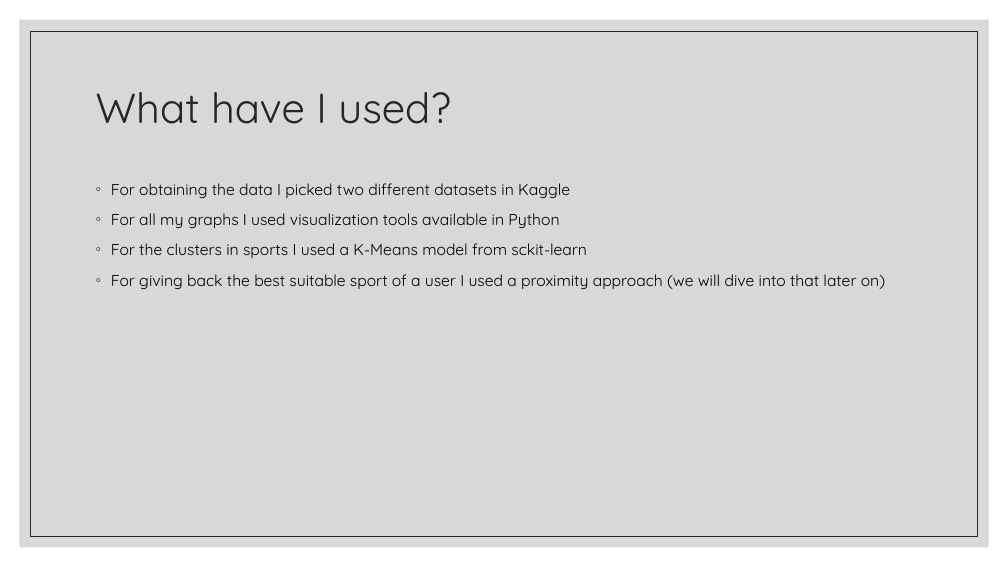
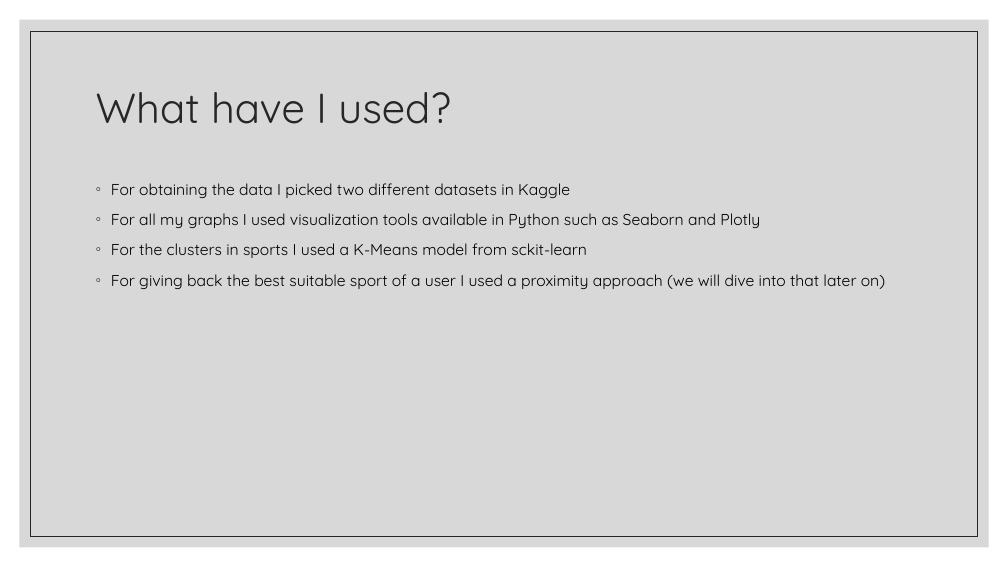
Before and after one commit to Jorge-Solana/Economical_Sports_Hisotry_and_Best_suitable_sport, a slide deck: slide 7 of Slide_Show/The Story of Sports.pptx (slide 4 before the commit). Drawn at 1008x567 pixels with LibreOffice and Linux fonts; fonts in the diff are those of the drawing. Boxes give left, top, right and bottom in pixels: in the first picture for what was removed or moved away, otherwise in the second. Text is boxed around its words. In the diff, an @@ line names an element or a change of style, - is before the commit and + after.

Commit message:
crazy graph added

```diff
--- a/Slide_Show/The Story of Sports.pptx
+++ b/Slide_Show/The Story of Sports.pptx
@@ text at (111,213,760,228): text changed @@
-◦ For all my graphs I used visualization tools available in Python
+◦ For all my graphs I used visualization tools available in Python such as Seaborn and Plotly
```
Also in this commit, not shown: 1 other slide changed, 3 slides added.
